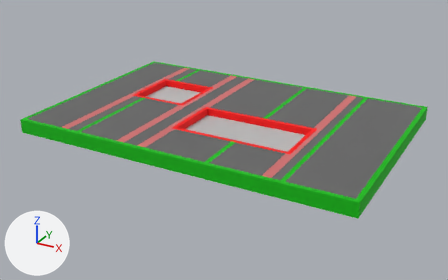
The glTF model packages/core/tests/outputs/modeler/wall-two-openings.glb: old version first, new version second.
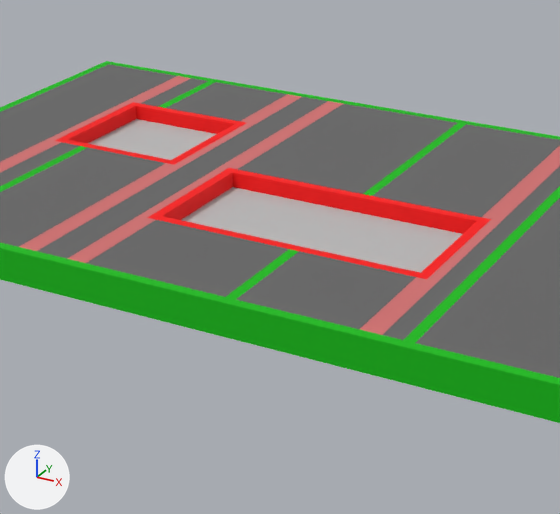
Each version appears first whole from a 50 mm camera at (3928.0, -5510.0, 2046.0) aimed at (1495.0, -1086.0, -166.0), and next in a close-up on the part from 24% to 77% of the width and 13% to 91% of the height. Every picture has the same lights, and +X, +Y and +Z are marked at lower left. The older version's two pictures come first. Where no turn or scale is listed for an object, it has been applied to the vertices.

The older version as bpy lines, for what is in view:
```python
ob_insulation0_shape_0 = bpy.data.objects.new('insulation0_shape_0', me_insulation0_shape_0)
ob_insulation0_shape_0.location = (314.0, -1000.0, 0.0)
ob_insulation1_shape_0 = bpy.data.objects.new('insulation1_shape_0', me_insulation1_shape_0)
ob_insulation1_shape_0.location = (915.0, -1000.0, 0.0)
ob_opening0_shape_0 = bpy.data.objects.new('opening0_shape_0', me_opening0_shape_0)
ob_opening0_shape_0.location = (750.0, -750.0, 0.0)
ob_opening1_shape_0 = bpy.data.objects.new('opening1_shape_0', me_opening1_shape_0)
ob_opening1_shape_0.location = (1777.0, -1250.0, 0.0)
ob_openinghorizontal_shape_0 = bpy.data.objects.new('openingHorizontal_shape_0', me_openinghorizontal_shape_0)
ob_openinghorizontal_shape_0.location = (750.0, -482.0, 0.0)
# also in view: 'openingJackRightBottom_shape_0.001' at (2295.0, -500.0, 0.0); 'openingVertical_shape_0' at (482.0, -750.0, 0.0); 'openingJackLeftBottom_shape_0.001' at (1259.0, -500.0, 0.0); 'openingVertical_shape_0.002' at (1259.0, -1250.0, 0.0); 'openingKingStudRight_shape_0' at (1056.0, -1000.0, 0.0)
```
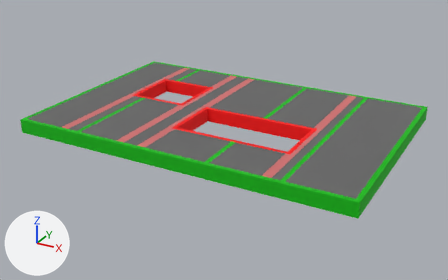
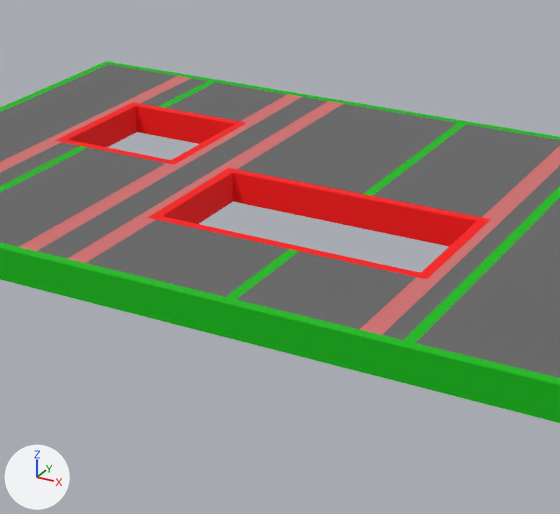
What differs and where, as boxes (x1, y1, x2, y2) in the close-ups (560 x 514 px):
'opening1_shape_0', deleted
    before: (182, 187, 462, 273)
'opening0_shape_0', deleted
    before: (88, 119, 216, 160)

Diff of the bpy script that builds the scene:
```diff
--- a/packages/core/tests/outputs/modeler/wall-two-openings.glb.py
+++ b/packages/core/tests/outputs/modeler/wall-two-openings.glb.py
@@ ob_opening0_shape_0 @@
-ob_opening0_shape_0 = bpy.data.objects.new('opening0_shape_0', me_opening0_shape_0)
-ob_opening0_shape_0.location = (750.0, -750.0, 0.0)
@@ ob_opening1_shape_0 @@
-ob_opening1_shape_0 = bpy.data.objects.new('opening1_shape_0', me_opening1_shape_0)
-ob_opening1_shape_0.location = (1777.0, -1250.0, 0.0)
```
